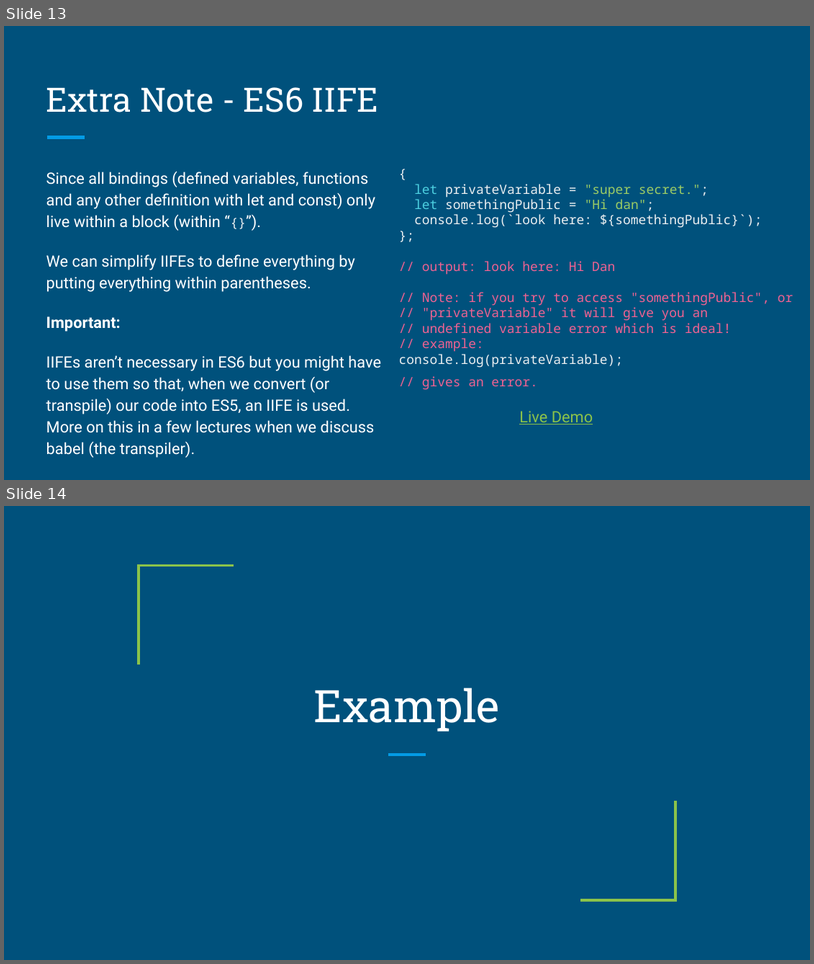
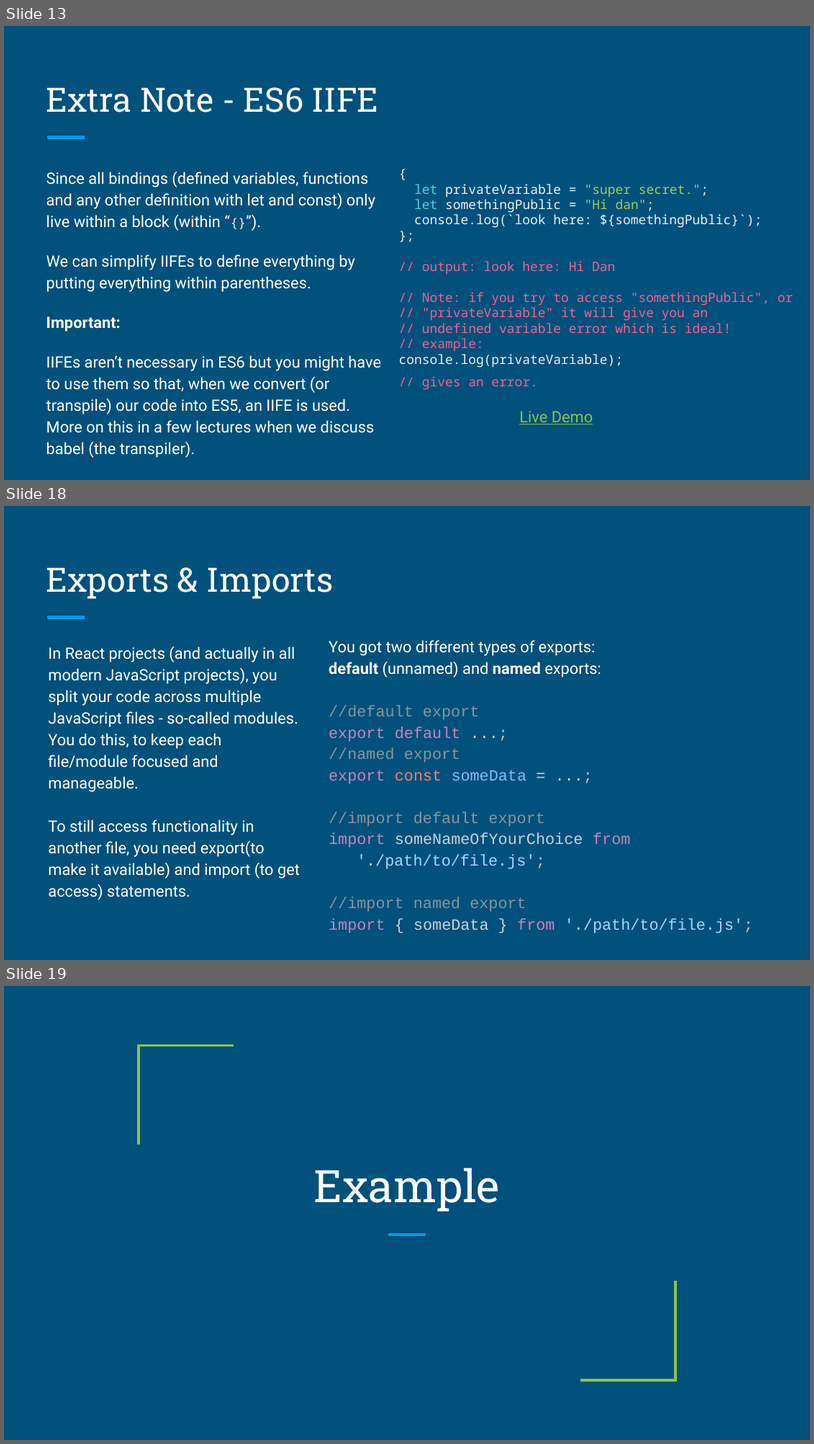
Before and after one commit to dmit-2008/DMIT2008-OE01-Fall-2026, a slide deck: docs/slides/DMIT2008-Week1-Day2-new.pptx. Shown one above the other, each under a label of ours: slides 13 and 14 before the commit, slides 13, 18 and 19 after it; the slides between them are not shown. The pictures are 814x964 and 814x1444 pixels, drawn with LibreOffice and Linux fonts; fonts in the diff are those of the drawing. Boxes give left, top, right and bottom in pixels: in the first picture for what was removed or moved away, otherwise in the second. Text is boxed around its words. In the diff, an @@ line names an element or a change of style, - is before the commit and + after.

```diff
--- a/docs/slides/DMIT2008-Week1-Day2-new.pptx
+++ b/docs/slides/DMIT2008-Week1-Day2-new.pptx
@@ slide 18 added at (4, 506, 810, 960), background #00517C; not listed: 1 template element that a slide beside it also shows @@
@@ title added at (46, 567, 334, 599), 30 pt, text #FFFFFF @@
+Exports & Imports
@@ text added at (48, 646, 300, 900), 14 pt, text #FFFFFF @@
+In React projects (and actually in all modern JavaScript projects), you split your code across multiple JavaScript files - so-called modules. You do this, to keep each file/module focused and manageable.
+To still access functionality in another file, you need export(to make it available) and import (to get access) statements.
@@ text added at (329, 640, 754, 933), 14 pt, text #8B949E @@
+You got two different types of exports:
+default (unnamed) and named exports:
+//default export
+export default ...;
+//named export
+export const someData = ...;
+//import default export
+import someNameOfYourChoice from './path/to/file.js';
+//import named export
+import { someData } from './path/to/file.js';
@@ what was slide 14 is now slide 19 @@
```
Also in this commit, not shown: 3 slides changed, 5 other slides added, 1 slide removed, 1 other file.
